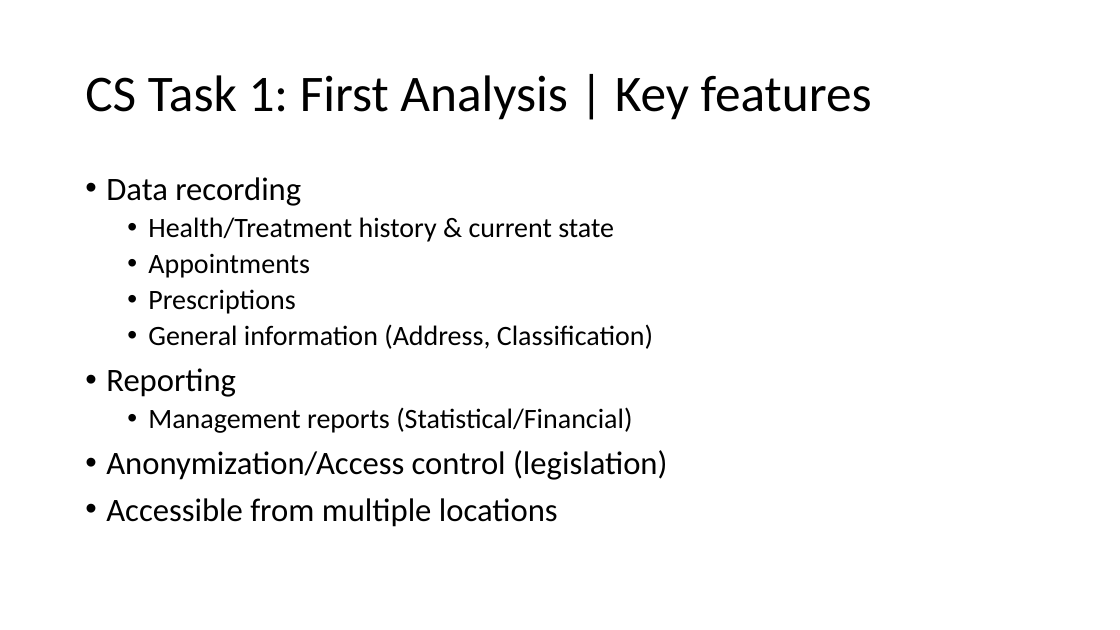
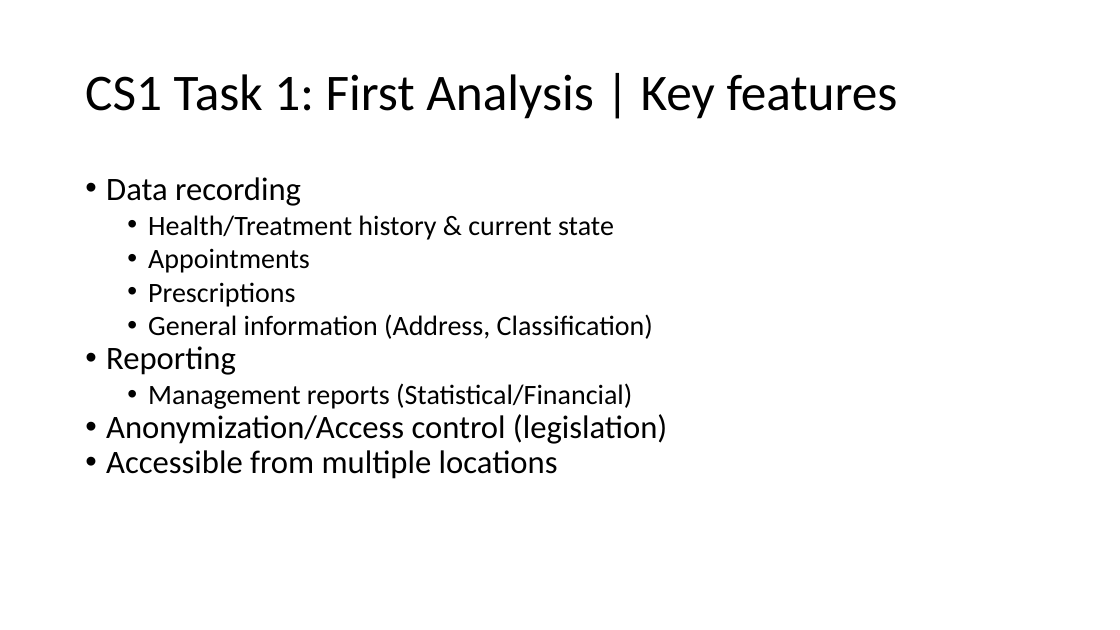
Before and after one commit to s-thoeni/ch.bfh.bti7081.s2016.white, a slide deck: slide 3 of doc/task01/first_analysis.pptx. Drawn at 1120x630 pixels with LibreOffice and Linux fonts; fonts in the diff are those of the drawing. Boxes give left, top, right and bottom in pixels: in the first picture for what was removed or moved away, otherwise in the second. Text is boxed around its words. In the diff, an @@ line names an element or a change of style, - is before the commit and + after.

Commit message:
* changing cs to cs1

```diff
--- a/doc/task01/first_analysis.pptx
+++ b/doc/task01/first_analysis.pptx
@@ text at [85,74,898,119]: text changed @@
-CS Task 1: First Analysis | Key features
+CS1 Task 1: First Analysis | Key features
@@ text "Data recording" at [106,177,667,479]: less space between paragraphs; line spacing 0.9 to 1 @@
```
Also in this commit, not shown: 3 other slides changed.
